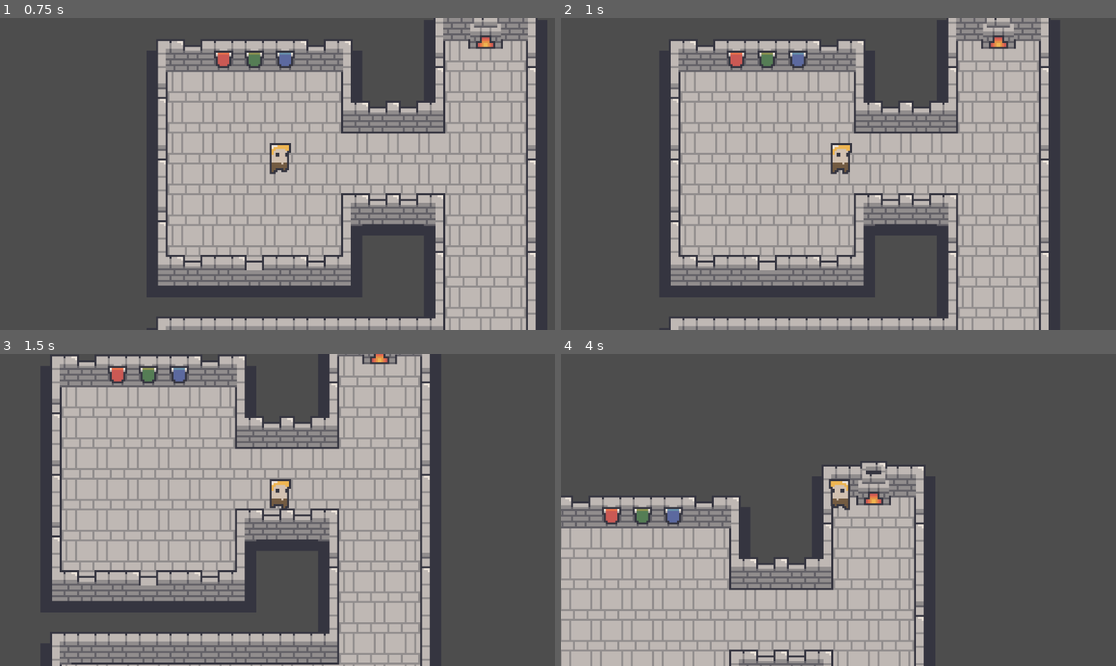
Above: before the commit, frames 1-4 (two rows, left to right).
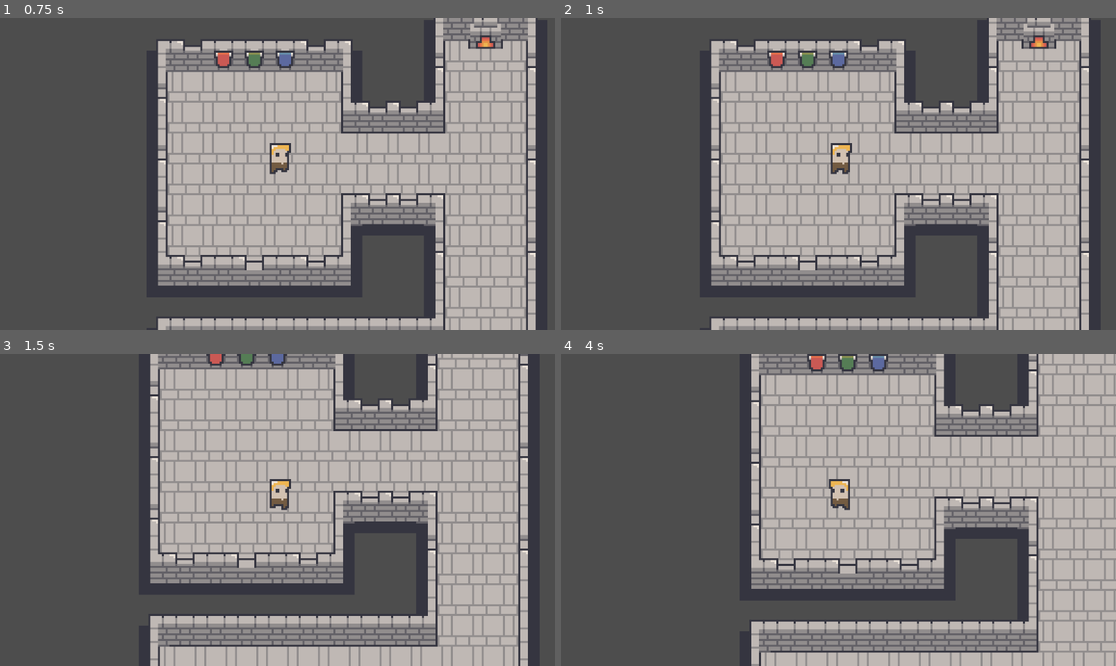
Above: after the commit, the same moments.

Repository: qmarsala/DeliciousDungeon
Game: Godot game, scene res://scenes/game.tscn
Two runs of this game, one before a commit and one after it. Both use one fixed random seed, a clock stepped at 60 frames per second and the inputs below.
Inputs (mouse positions are in pixels of both pictures, inside the frame that each line leads up to):
- Up to frame 1 (0.75 s): move the mouse to (399, 158) at 0.52 s; press the mouse at (399, 158) at 0.53 s; hold D (move_east) from 0.53 s (still down)
- Up to frame 2 (1 s): keep holding D (move_east); right-click (960, 158) at 0.8 s
- Up to frame 3 (1.5 s): move the mouse to (166, 525) at 1.27 s; release D (move_east) at 1.28 s; release the mouse at (166, 525) at 1.28 s; hold S (move_south) from 1.28 s (still down); right-click (166, 525) at 1.35 s
- Up to frame 4 (4 s): click (727, 525) at 1.55 s; tap Enter at 2 s; move the mouse to (894, 441) at 2.02 s; release S (move_south) at 2.03 s; press the mouse at (894, 441) at 2.03 s; hold D (move_east) 2.03-2.78 s; right-click (894, 441) at 2.3 s; move the mouse to (810, 572) at 2.77 s; release the mouse at (810, 572) at 2.78 s; hold W (move_north) 2.78-3.53 s; right-click (810, 572) at 2.85 s; click (810, 572) at 3.05 s; move the mouse to (1005, 556) at 3.52 s; press the mouse at (1005, 556) at 3.53 s; hold A (move_west) from 3.53 s (still down); right-click (1005, 556) at 3.8 s

Frame 1 is identical in both runs. In frame 2, 31% of the frame differs, in the area x 19-96%, y 0-100%; in frame 3, 66%; in frame 4, 68%, in the area x 0-100%, y 0-100%.

Commit message:
start adding some combat

Diff:
--- /dev/null
+++ b/src/assets/scripts/enemy.gd
@@ -0,0 +1,15 @@
+extends Node
+class_name Enemy
+
+const STARTING_HP = 5
+
+var health = STARTING_HP
+
+func _process(delta: float) -> void:
+	if health <= 0:
+		print("dead")
+		queue_free()
+
+func receive_damage(damage):
+	health -= damage
+	print("taking ", damage, " health:", health)
--- a/src/assets/scripts/player.gd
+++ b/src/assets/scripts/player.gd
@@ -1,6 +1,7 @@
 extends CharacterBody2D
 
 const SPEED = 100.0
+const INTERACTION_RANGE = 20.0
 const CHARGED_ATTACK_TIME = .5
 const BASIC_COOLDOWN = .3
 const CHARGED_COOLDOWN = 0
@@ -8,7 +9,7 @@
 
 @onready var character_sprite: AnimatedSprite2D = $CharacterSprite
 @onready var cooldown_timer: Timer = $CooldownTimer
-
+@onready var interact_cast: RayCast2D = $InteractionRayCast
 
 func _process(delta: float) -> void:
 	handle_attack_action(delta)
@@ -57,20 +58,31 @@
 	var attack_released = basic_attack_released or heavy_attack_released
 	if attack_released:
 		attack_is_cooling_down = true
-		attack_target(basic_attack_released, heavy_attack_released, "todo")
+		var target = interact_cast.get_collider()
+		if target:
+			attack_target(basic_attack_released, heavy_attack_released, target)
 
-func attack_target(basic_attack_released, heavy_attack_released, target):
-	if basic_attack_released:
-		if basic_pressed_time > CHARGED_ATTACK_TIME:
-			cooldown_timer.start(CHARGED_COOLDOWN)
-			print("charged_attack")
+func attack_target(basic_attack, heavy_attack, target):
+	var attack_damage = 1
+	var cooldown = 0
+	if basic_attack:
+		var total_time_charged = basic_pressed_time
+		basic_pressed_time = 0
+		if total_time_charged > CHARGED_ATTACK_TIME:
+			cooldown = CHARGED_COOLDOWN
+			attack_damage = 2
+			print("charged_attack", target)
 		else:
-			cooldown_timer.start(BASIC_COOLDOWN)
-			print("basic_attack")
-		basic_pressed_time = 0
-	if heavy_attack_released:
-		cooldown_timer.start(HEAVY_COOLDOWN)
-		print("heavy_attack")
+			cooldown = BASIC_COOLDOWN
+			attack_damage = 1
+			print("basic_attack", target)
+	if heavy_attack:
+		cooldown = HEAVY_COOLDOWN
+		attack_damage = 3
+		print("heavy_attack", target)
+	target.receive_damage(attack_damage)
+	cooldown_timer.start(cooldown)
+
 
 func _on_cooldown_timer_timeout() -> void:
 	attack_is_cooling_down = false
--- a/src/scenes/game.tscn
+++ b/src/scenes/game.tscn
@@ -1,7 +1,8 @@
-[gd_scene load_steps=5 format=4 uid="uid://v8yl2qd4myvg"]
+[gd_scene load_steps=7 format=4 uid="uid://v8yl2qd4myvg"]
 
 [ext_resource type="PackedScene" uid="uid://y4ktplof8y3c" path="res://scenes/player.tscn" id="1_bt7mb"]
 [ext_resource type="Texture2D" uid="uid://wbwwbja7ucx5" path="res://assets/sprites/dungeon/dungeon_.png" id="2_5bv3p"]
+[ext_resource type="Script" path="res://assets/scripts/enemy.gd" id="3_mjxpe"]
 
 [sub_resource type="TileSetAtlasSource" id="TileSetAtlasSource_yhi4f"]
 texture = ExtResource("2_5bv3p")
@@ -273,7 +274,10 @@
 
 [sub_resource type="TileSet" id="TileSet_qwwhl"]
 physics_layer_0/collision_layer = 1
+physics_layer_0/collision_mask = 7
 sources/0 = SubResource("TileSetAtlasSource_yhi4f")
+
+[sub_resource type="RectangleShape2D" id="RectangleShape2D_iev8x"]
 
 [node name="Game" type="Node2D"]
 
@@ -287,7 +291,18 @@
 
 [node name="Player" parent="." instance=ExtResource("1_bt7mb")]
 position = Vector2(1, -12)
+collision_mask = 5
 
 [node name="Camera2D" type="Camera2D" parent="Player"]
 position = Vector2(-1, 12)
 zoom = Vector2(4, 4)
+
+[node name="EnemyDummy" type="StaticBody2D" parent="."]
+position = Vector2(39, -5)
+collision_layer = 4
+collision_mask = 2
+script = ExtResource("3_mjxpe")
+
+[node name="CollisionShape2D" type="CollisionShape2D" parent="EnemyDummy"]
+shape = SubResource("RectangleShape2D_iev8x")
+debug_color = Color(0.917647, 0.0392157, 0.0352941, 0.419608)
--- a/src/scenes/player.tscn
+++ b/src/scenes/player.tscn
@@ -172,6 +172,7 @@
 
 [node name="Player" type="CharacterBody2D"]
 position = Vector2(0, -12)
+collision_layer = 2
 script = ExtResource("1_511jo")
 
 [node name="CharacterSprite" type="AnimatedSprite2D" parent="."]
@@ -183,6 +184,11 @@
 position = Vector2(0, 6)
 shape = SubResource("CapsuleShape2D_kh2an")
 
+[node name="InteractionRayCast" type="RayCast2D" parent="."]
+position = Vector2(0, 5)
+target_position = Vector2(20, 0)
+collision_mask = 4
+
 [node name="CooldownTimer" type="Timer" parent="."]
 
 [connection signal="timeout" from="CooldownTimer" to="." method="_on_cooldown_timer_timeout"]
